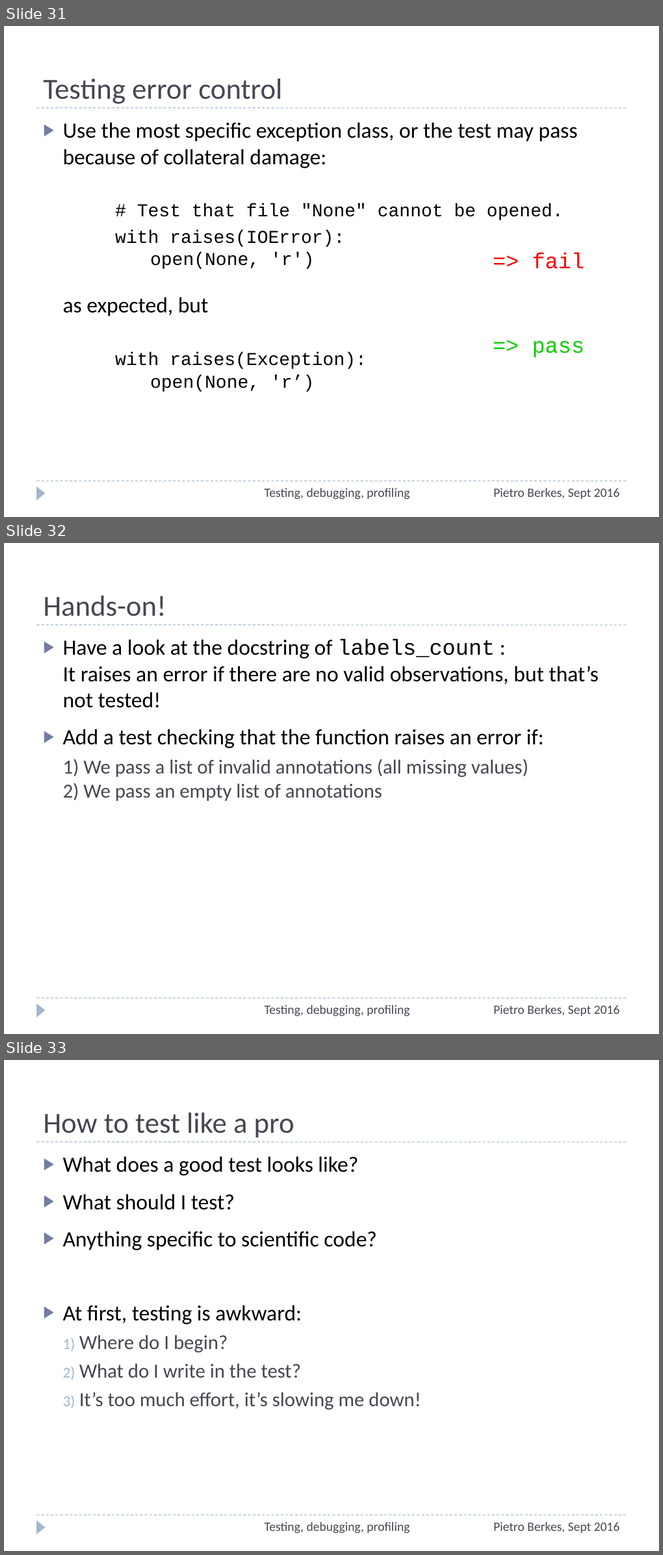
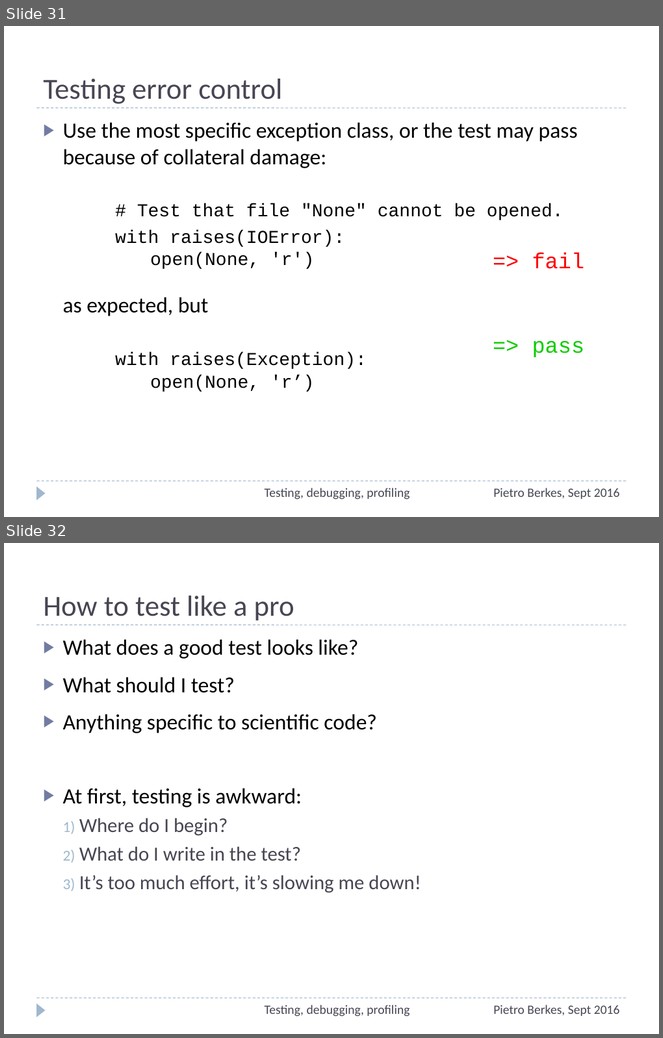
Before and after one commit to ASPP/testing_debugging_profiling, a slide deck: testing-debugging-profiling.pptx. Shown one above the other, each under a label of ours: slides 31, 32 and 33 before the commit, slides 31 and 32 after it. The pictures are 663x1555 and 663x1038 pixels, drawn with LibreOffice and Linux fonts; fonts in the diff are those of the drawing. Boxes give left, top, right and bottom in pixels: in the first picture for what was removed or moved away, otherwise in the second. Text is boxed around its words. In the diff, an @@ line names an element or a change of style, - is before the commit and + after.

```diff
--- a/testing-debugging-profiling.pptx
+++ b/testing-debugging-profiling.pptx
@@ slide 32 removed at bbox=[4, 543, 659, 1034], background #FFFFFF; not listed: 3 template elements that a slide beside it also shows @@
@@ title removed at bbox=[43, 596, 166, 616] @@
-Hands-on!
@@ text removed at bbox=[63, 639, 599, 801] @@
-▶ Have a look at the docstring of labels_count :
-  It raises an error if there are no valid observations, but that’s not tested!
-▶ Add a test checking that the function raises an error if:
-  1) We pass a list of invalid annotations (all missing values)
-  2) We pass an empty list of annotations
@@ text removed at bbox=[265, 1005, 410, 1017] @@
-Testing, debugging, profiling
@@ text removed at bbox=[493, 1005, 620, 1016] @@
-Pietro Berkes, Sept 2016
@@ what was slide 33 is now slide 32 @@
```
Also in this commit, not shown: 3 slides changed.
